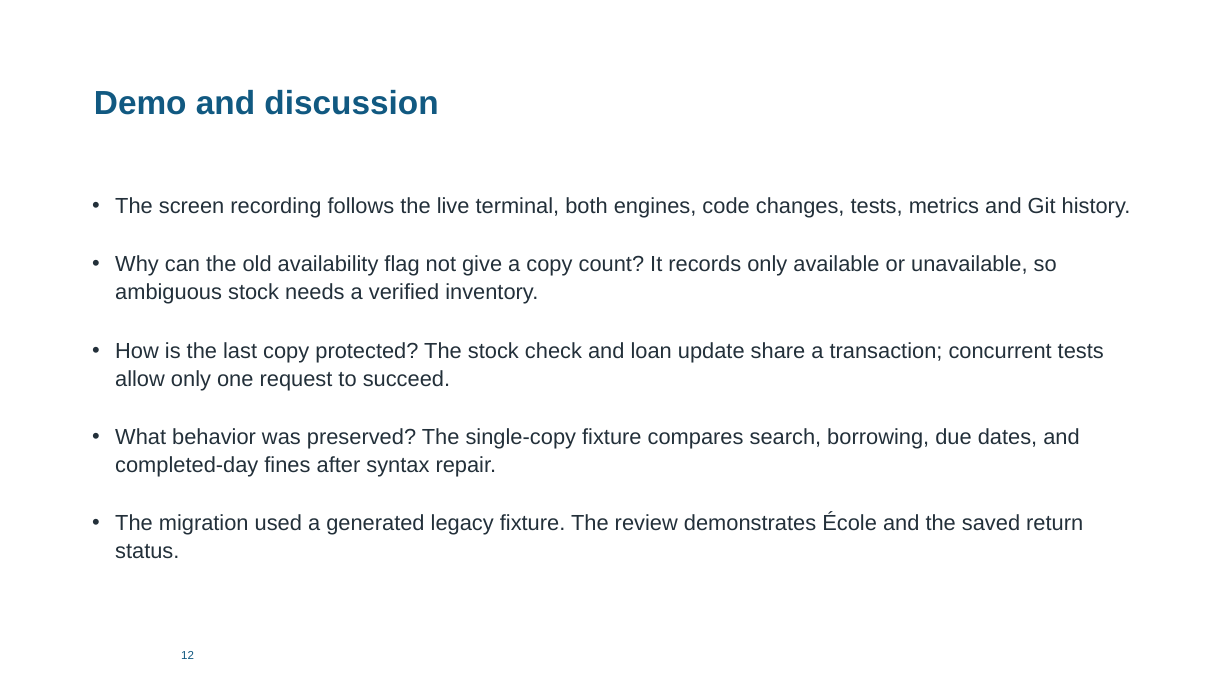
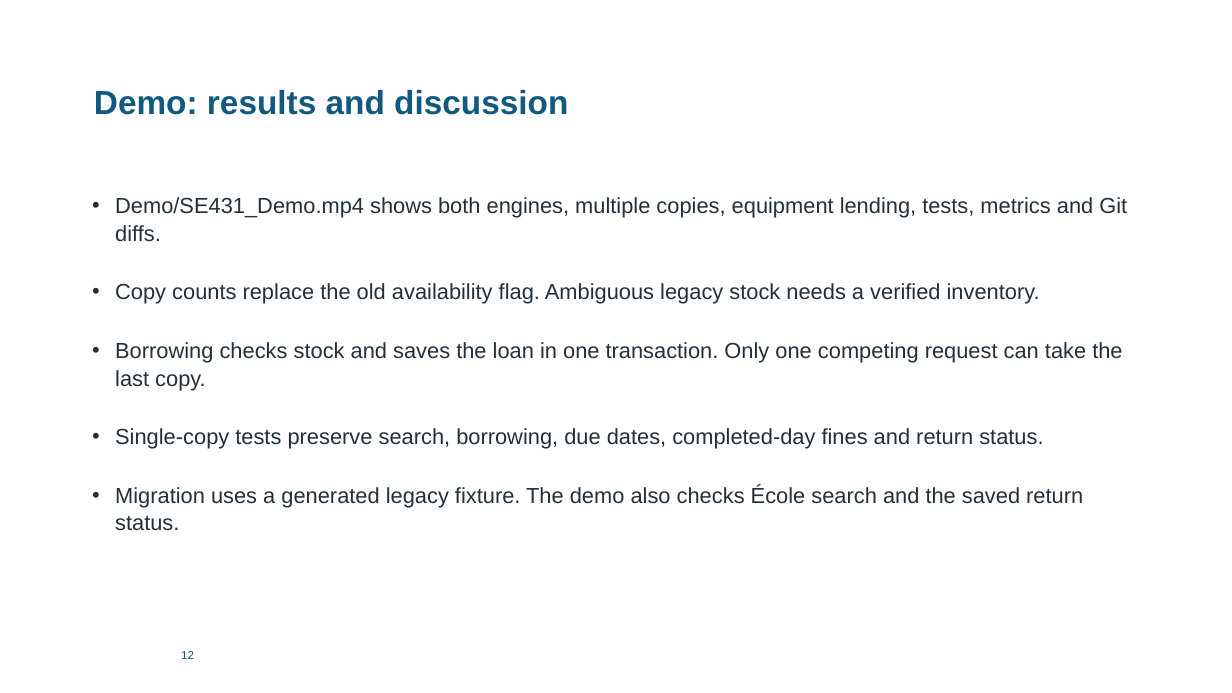
Before and after one commit to jurialamri6-eng/SE431-repository, a slide deck: slide 14 of Presentation/SE431_Presentation.pptx. Drawn at 1232x693 pixels with LibreOffice and Linux fonts; fonts in the diff are those of the drawing. Boxes give left, top, right and bottom in pixels: in the first picture for what was removed or moved away, otherwise in the second. Text is boxed around its words. In the diff, an @@ line names an element or a change of style, - is before the commit and + after.

Commit message:
09 Prepare current submission and record fresh verification
Update the current report, presentation and demonstration. Remove optional reference copies and preview assets from the current tree. Record fresh 33-test verification and quality measurements. Preserve the eight existing commits and their recorded authors and dates.

```diff
--- a/Presentation/SE431_Presentation.pptx
+++ b/Presentation/SE431_Presentation.pptx
@@ title at [94,89,568,115]: text changed @@
-Demo and discussion
+Demo: results and discussion
@@ text at [115,197,1127,531]: text changed @@
-• The screen recording follows the live terminal, both engines, code changes, tests, metrics and Git history.
-• Why can the old availability flag not give a copy count? It records only available or unavailable, so ambiguous stock needs a verified inventory.
-• How is the last copy protected? The stock check and loan update share a transaction; concurrent tests allow only one request to succeed.
-• What behavior was preserved? The single-copy fixture compares search, borrowing, due dates, and completed-day fines after syntax repair.
-• The migration used a generated legacy fixture. The review demonstrates École and the saved return status.
+• Demo/SE431_Demo.mp4 shows both engines, multiple copies, equipment lending, tests, metrics and Git diffs.
+• Copy counts replace the old availability flag. Ambiguous legacy stock needs a verified inventory.
+• Borrowing checks stock and saves the loan in one transaction. Only one competing request can take the last copy.
+• Single-copy tests preserve search, borrowing, due dates, completed-day fines and return status.
+• Migration uses a generated legacy fixture. The demo also checks École search and the saved return status.
```
Also in this commit, not shown: 11 other slides changed, 1 slide added, 1 slide removed, 55 other files.
